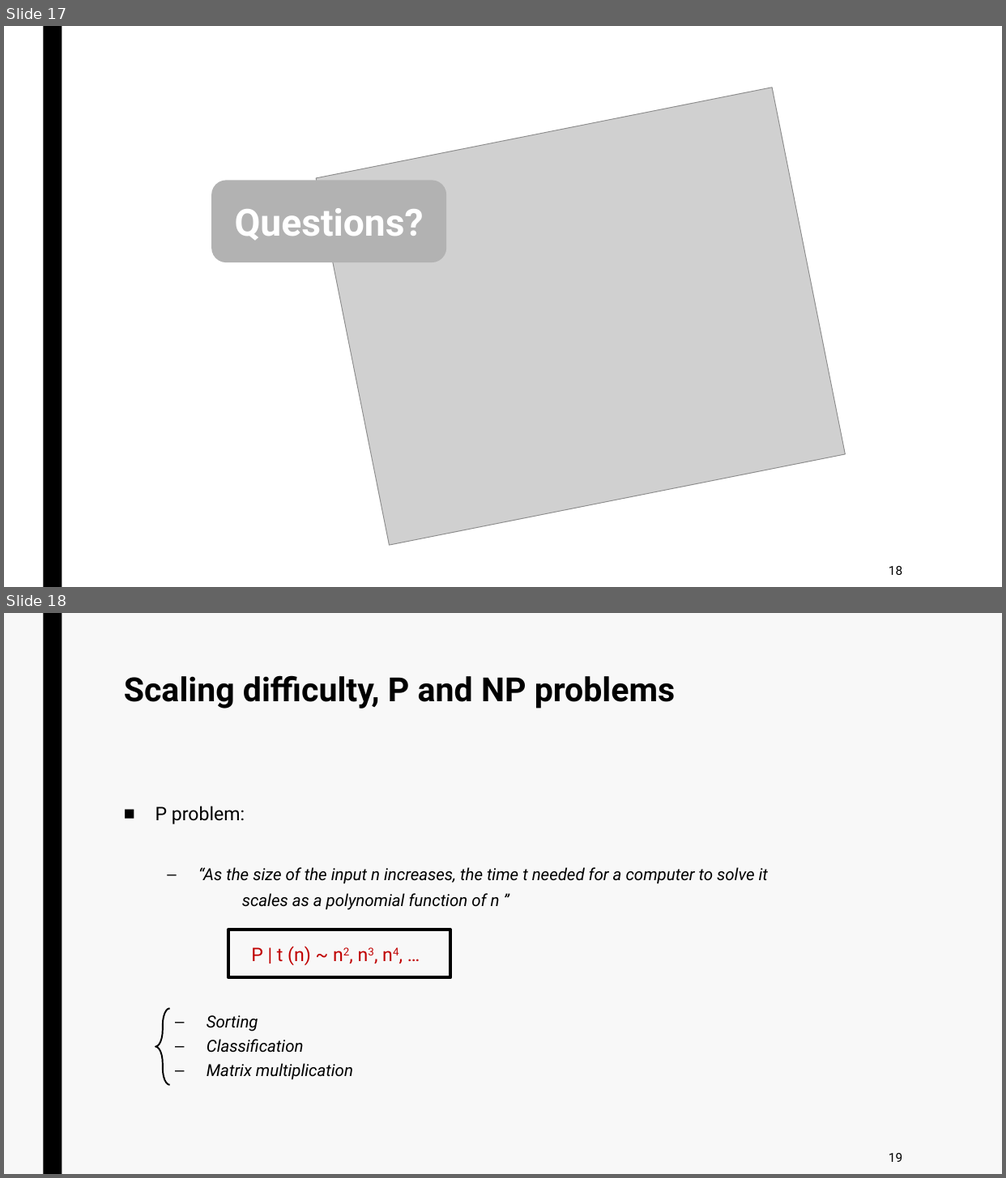
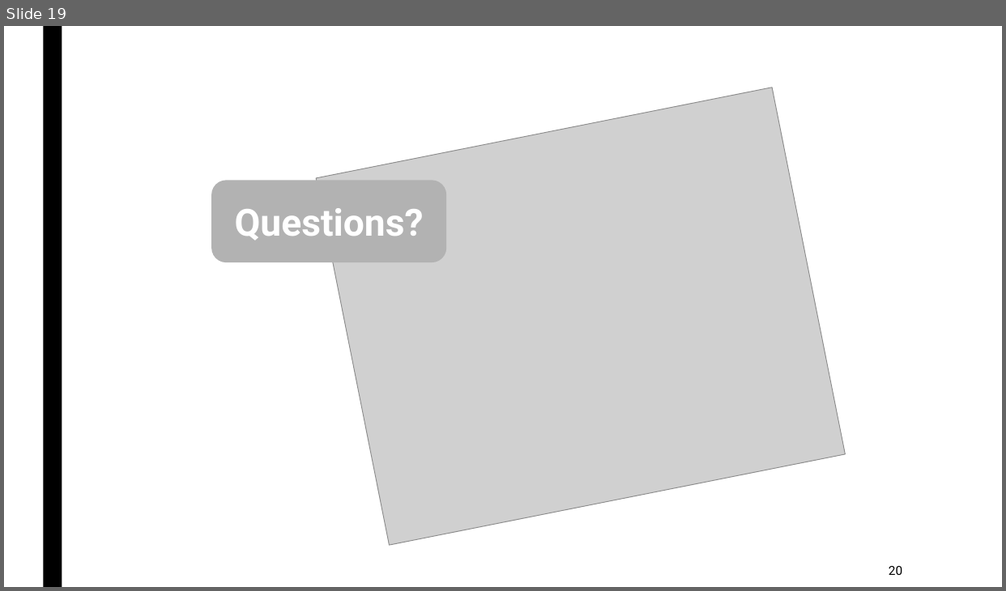
Before and after one commit to jurtasun/presentations, a slide deck: 202306_CRG_Postdoc/230623_GRG_Postdoc.ppt. Shown one above the other, each under a label of ours: slides 17 and 18 before the commit, slide 19 after it. The pictures are 1006x1178 and 1006x591 pixels, drawn with LibreOffice and Linux fonts; fonts in the diff are those of the drawing; grey boxes stand for pictures. Boxes give left, top, right and bottom in pixels: in the first picture for what was removed or moved away, otherwise in the second. Text is boxed around its words. In the diff, an @@ line names an element or a change of style, - is before the commit and + after.

```diff
--- a/202306_CRG_Postdoc/230623_GRG_Postdoc.ppt
+++ b/202306_CRG_Postdoc/230623_GRG_Postdoc.ppt
@@ slide 18 removed at (4,613,1002,1174), background #F8F8F8; not listed: 1 template element that a slide beside it also shows @@
@@ title removed at (124,675,675,709) @@
-Scaling difficulty, P and NP problems
@@ text removed at (155,806,768,910) @@
-■ P problem:
-  – “As the size of the input n increases, the time t needed for a computer to solve it
-  scales as a polynomial function of n ”
@@ rectangle removed at (228,930,450,977) @@
@@ text removed at (251,946,311,965) @@
-P | t (n) ~ n2, n3, n4, …
@@ left brace removed at (156,1009,170,1085) @@
@@ text removed at (206,1016,353,1080) @@
-  – Sorting
-  – Classification
-  – Matrix multiplication
@@ page number removed at (889,1153,902,1162) @@
-19
@@ what was slide 17 is now slide 19 @@
@@ page number at (889,566,902,575): text changed @@
-18
+20
```
Also in this commit, not shown: 3 slides changed, 13 slides added, 12 other slides removed, 3 other files.
